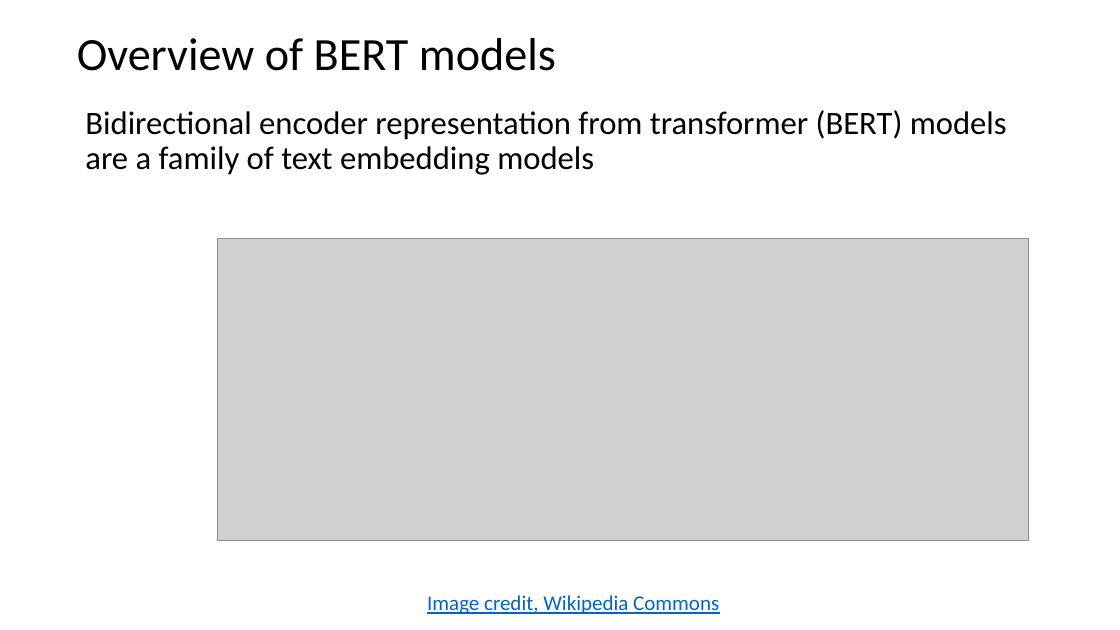
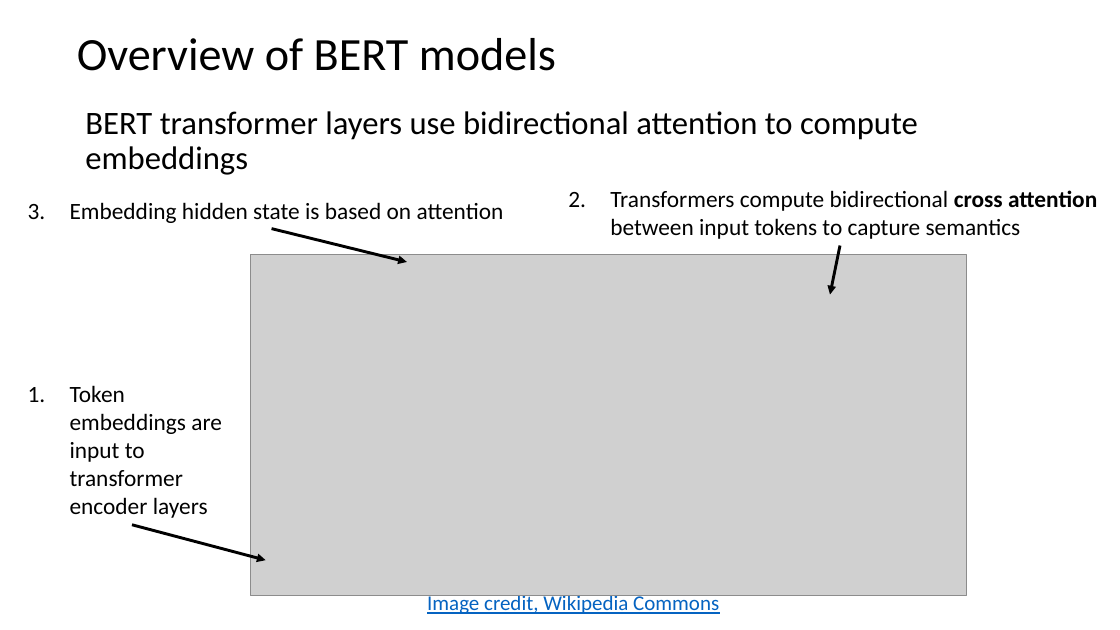
Before and after one commit to harelgabainew/school1, a slide deck: slide 19 of slides/7_DocumentWebSearching.pptx. Drawn at 1120x630 pixels with LibreOffice and Linux fonts; fonts in the diff are those of the drawing; grey boxes stand for pictures. Boxes give left, top, right and bottom in pixels: in the first picture for what was removed or moved away, otherwise in the second. Text is boxed around its words. In the diff, an @@ line names an element or a change of style, - is before the commit and + after.

Commit message:
Added slides on BERT embedding, updated and corrected slides

```diff
--- a/slides/7_DocumentWebSearching.pptx
+++ b/slides/7_DocumentWebSearching.pptx
@@ text at (x1=85, y1=111, x2=918, y2=175): text changed @@
-Bidirectional encoder representation from transformer (BERT) models are a family of text embedding models
+BERT transformer layers use bidirectional attention to compute embeddings
@@ text added at (x1=70, y1=202, x2=504, y2=223), 20 pt, text #000000 @@
+3. Embedding hidden state is based on attention
@@ text added at (x1=610, y1=190, x2=1097, y2=239), 20 pt, text #000000 @@
+2. Transformers compute bidirectional cross attention between input tokens to capture semantics
@@ arrow added from (271, 229) to (407, 262), #000000 2.5 pt @@
@@ picture resized from (x1=218, y1=238, x2=1029, y2=540) to (x1=250, y1=255, x2=967, y2=596) @@
@@ arrow added from (840, 245) to (830, 295), #000000 2.5 pt @@
@@ text added at (x1=70, y1=385, x2=222, y2=518), 20 pt, text #000000 @@
+1. Token embeddings are input to transformer encoder layers
@@ arrow added from (132, 525) to (266, 560), #000000 2.5 pt @@
```
Also in this commit, not shown: 9 other slides changed, 8 slides added, 5 slides removed.
